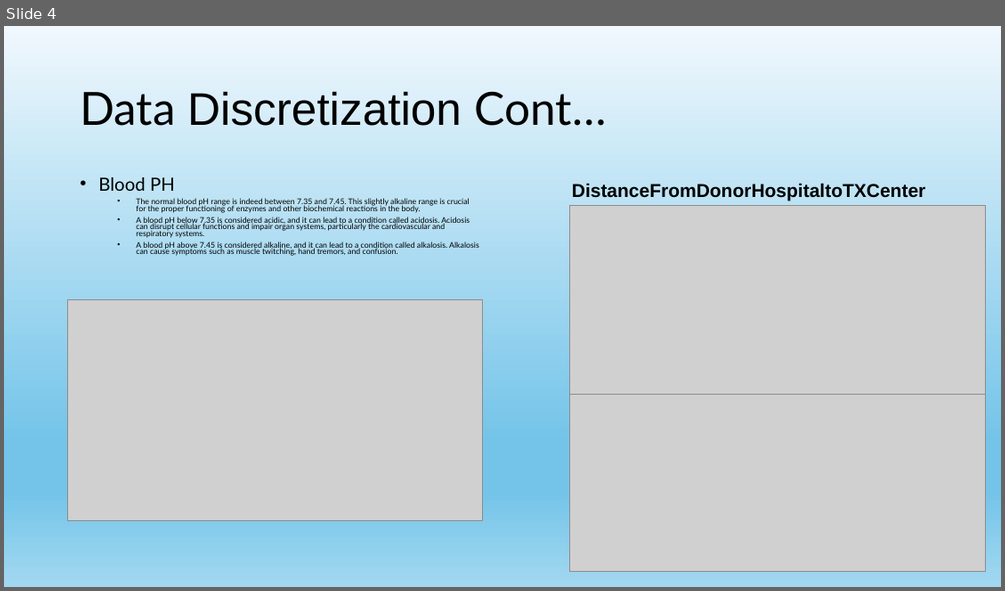
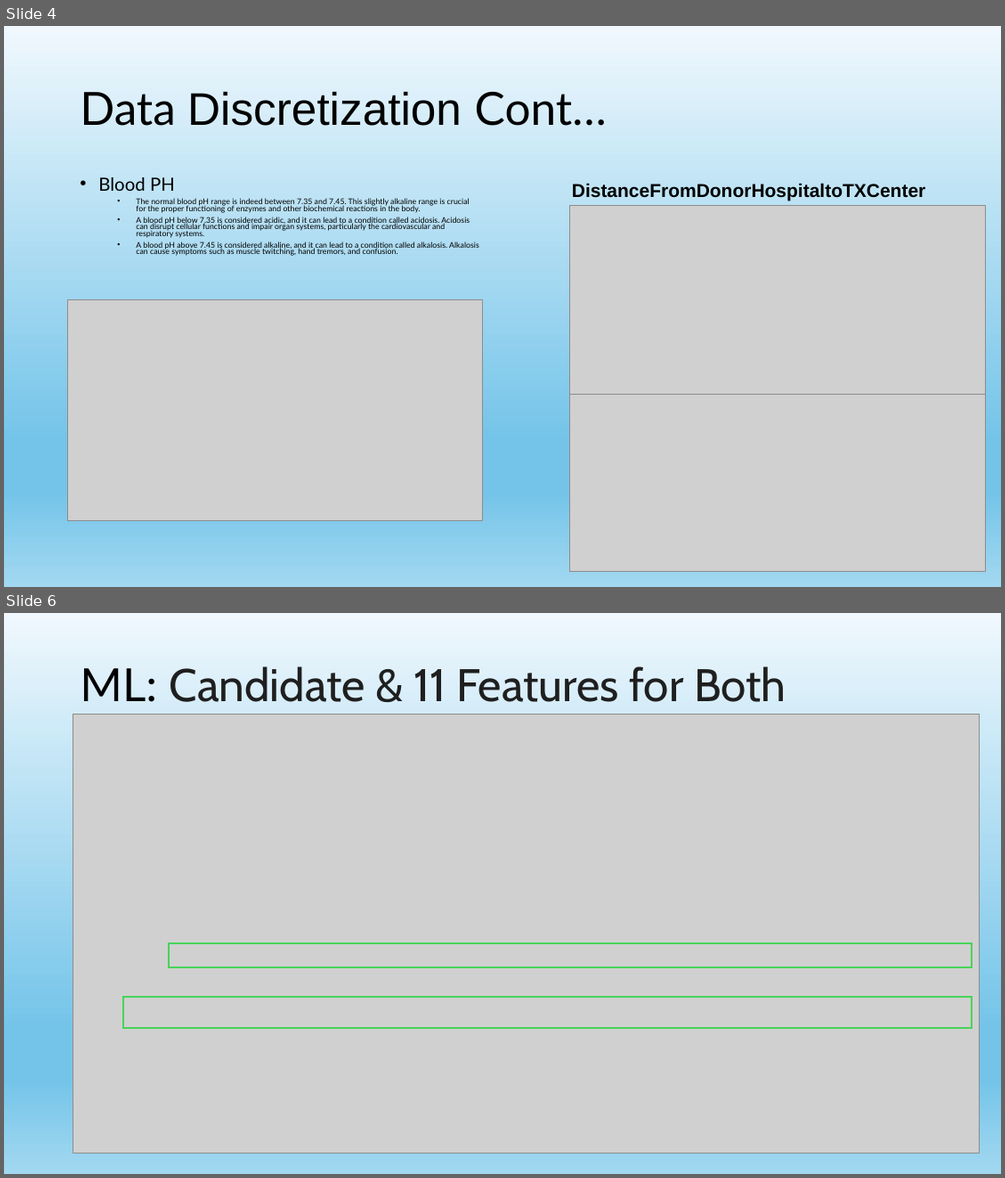
Before and after one commit to Denvirgama/Project, a slide deck: UNOS/UNOS_Discretization.pptx. Shown one above the other, each under a label of ours: slide 4 before the commit, slides 4 and 6 after it; the slides between them are not shown. The pictures are 1005x591 and 1005x1178 pixels, drawn with LibreOffice and Linux fonts; fonts in the diff are those of the drawing; grey boxes stand for pictures. Boxes give left, top, right and bottom in pixels: in the first picture for what was removed or moved away, otherwise in the second. Text is boxed around its words. In the diff, an @@ line names an element or a change of style, - is before the commit and + after.

```diff
--- a/UNOS/UNOS_Discretization.pptx
+++ b/UNOS/UNOS_Discretization.pptx
@@ slide 6 added at (x1=4, y1=613, x2=1001, y2=1174), background gradient #F0F8FD to #74C4E9 to #A2D8F0 @@
@@ title added at (x1=80, y1=666, x2=786, y2=702), 44 pt, text #1F1F1F @@
+ML: Candidate & 11 Features for Both
@@ picture added at (x1=73, y1=714, x2=979, y2=1153) @@
@@ rectangle added at (x1=169, y1=943, x2=971, y2=967), outline #47D45A 2 pt @@
@@ rectangle added at (x1=123, y1=997, x2=972, y2=1028), outline #47D45A 2 pt @@
```
Also in this commit, not shown: 1 slide changed, 2 other slides added, 2 slides removed, 5 other files.
